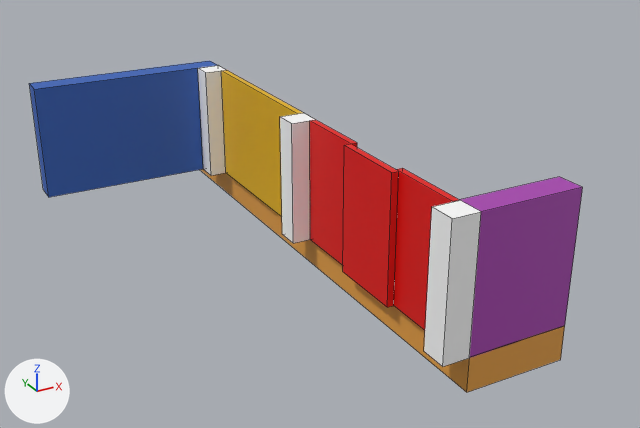
Renders of the FBX model ProjetEscape/Assets/Blockout/North/Blocky_NorthRooms.fbx from each side of a commit.
Rendered twice from a 50 mm lens placed at (-80.1, -32.2, 28.9), pointed at (-62.5, -0.3, 12.9). Arrows for +X, +Y and +Z are at lower left; the lights stay in place. Mesh edges are drawn as thin lines. Where no turn or scale is listed for an object, it has been applied to the vertices.

The scene before the commit, as lines of its bpy script (objects in view):
```python
ob_cube_644 = bpy.data.objects.new('Cube.644', me_untitled_057)
ob_cube_644.location = (-15.15, -2.82, -0.46)
ob_cube_646 = bpy.data.objects.new('Cube.646', me_untitled_059)
ob_cube_646.location = (-62.78, -36.83, 13.34)
ob_cube_647 = bpy.data.objects.new('Cube.647', me_untitled_060)
ob_cube_647.location = (-62.39, 8.2, 13.34)
ob_cube_648 = bpy.data.objects.new('Cube.648', me_untitled_062)
ob_cube_648.location = (-62.78, -25.3, 13.34)
ob_cube_649 = bpy.data.objects.new('Cube.649', me_untitled_063)
ob_cube_649.location = (-62.78, -15.49, 13.34)
ob_module_020_001 = bpy.data.objects.new('Module_020.001', me_untitled_532)
ob_module_020_001.location = (-67.86, -3.57, 10.61)
ob_module_06_001 = bpy.data.objects.new('Module_06.001', me_untitled_047)
ob_module_06_001.location = (-61.72, -10.3, 13.34)
ob_mur_3_018 = bpy.data.objects.new('MUR_3.018', me_untitled_530)
ob_mur_3_018.location = (-80.37, 12.05, 13.34)
# also in view: 'Cube.643' at (-62.4, -1.2, 14.2); 'Cube.645' at (-62.4, -8.0, 14.2)
```
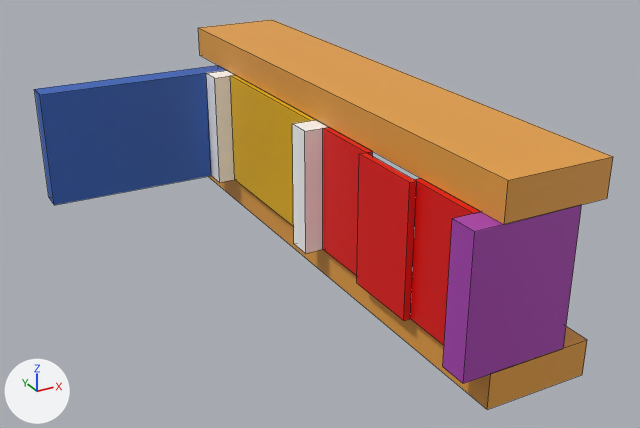
What differs and where, as boxes [x1, y1, x2, y2] in the pictures (640 x 428 px):
'Module_020.002', added (orange)
    after: [198, 20, 613, 224]
'Module_06.001', moved
    before: [460, 177, 583, 357]
    after: [443, 205, 582, 384]
'MUR_3.018', moved
    before: [29, 61, 217, 197]
    after: [34, 65, 226, 205]
'Module_020.001', moved
    before: [201, 169, 565, 392]
    after: [208, 176, 587, 409]
'Cube.644', moved
    before: [343, 144, 399, 307]
    after: [357, 153, 417, 321]
'Cube.646', deleted
    before: [424, 200, 481, 367]
'Cube.648', moved
    before: [280, 113, 316, 243]
    after: [292, 120, 328, 254]
'Cube.649', moved
    before: [198, 65, 226, 176]
    after: [206, 70, 235, 182]

What changed in the scene script:
```text
Change ob_mur_3_018:
    ob_mur_3_018.location: (-80.37, 12.05, 13.34) -> (-80.37, 10.86, 13.34)
Change ob_module_020_001:
    ob_module_020_001.location: (-67.86, -3.57, 10.61) -> (-67.86, -4.76, 10.61)
Change ob_module_06_001:
    ob_module_06_001.location: (-61.72, -10.3, 13.34) -> (-62.9, -11.49, 13.34)
Change ob_cube_648:
    ob_cube_648.location: (-62.78, -25.3, 13.34) -> (-62.78, -26.48, 13.34)
Change ob_cube_644:
    ob_cube_644.location: (-15.15, -2.82, -0.46) -> (-15.15, -4.01, -0.46)
Change ob_cube_649:
    ob_cube_649.location: (-62.78, -15.49, 13.34) -> (-62.78, -16.68, 13.34)
Remove ob_cube_646:
    ob_cube_646 = bpy.data.objects.new('Cube.646', me_untitled_059)
    ob_cube_646.location = (-62.78, -36.83, 13.34)
Add ob_module_020_002:
    ob_module_020_002 = bpy.data.objects.new('Module_020.002', me_untitled_532.copy())  # the mesh of ob_module_020_001
    ob_module_020_002.location = (-67.86, -4.76, 17.84)
```
